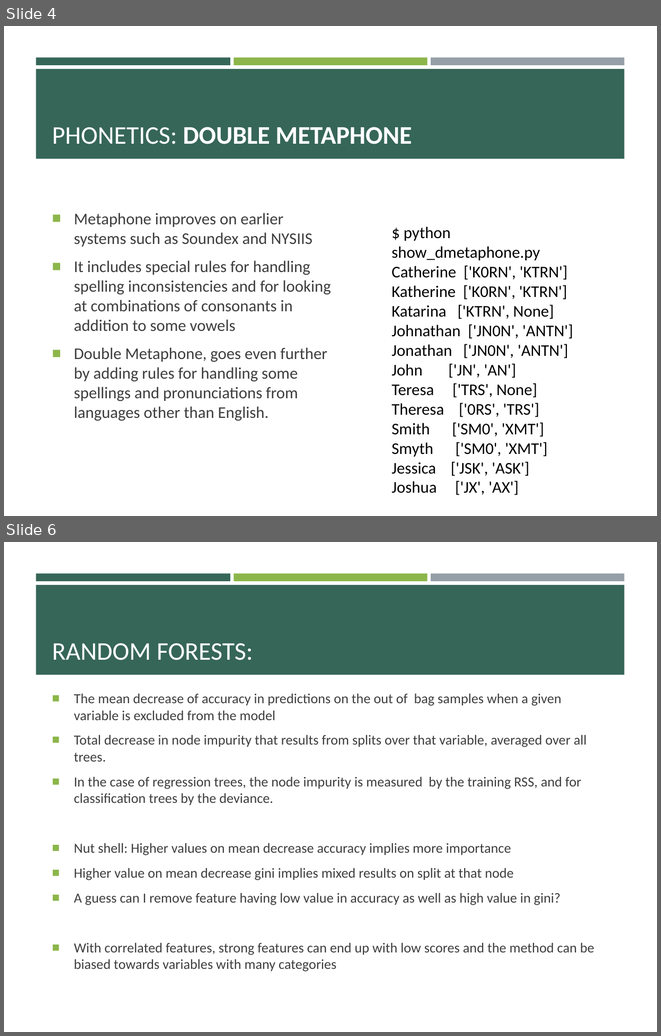
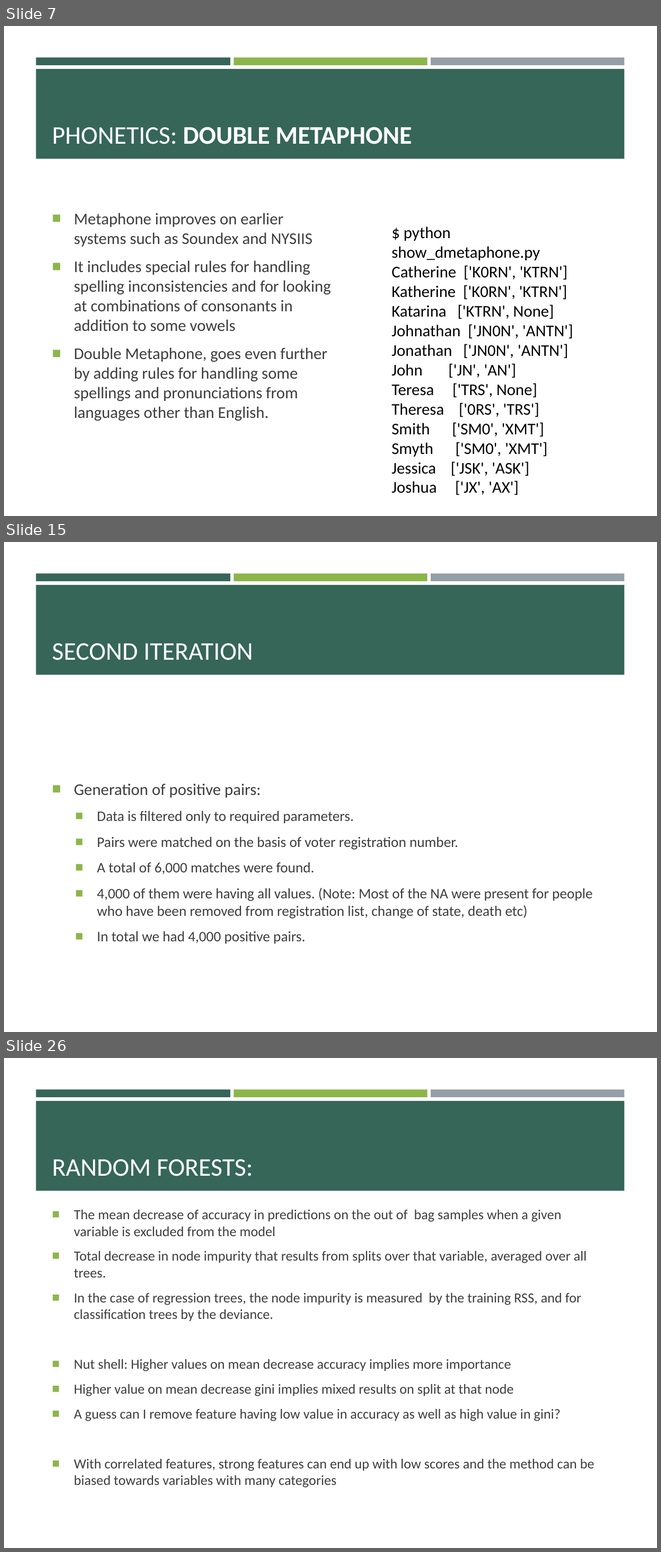
Before and after one commit to pulkitjain1004/autoRL, a slide deck: Record_Linkage.pptx. Shown one above the other, each under a label of ours: slides 4 and 6 before the commit, slides 7, 15 and 26 after it; the slides between them are not shown. The pictures are 661x1036 and 661x1552 pixels, drawn with LibreOffice and Linux fonts; fonts in the diff are those of the drawing. Boxes give left, top, right and bottom in pixels: in the first picture for what was removed or moved away, otherwise in the second. Text is boxed around its words. In the diff, an @@ line names an element or a change of style, - is before the commit and + after.

```diff
--- a/Record_Linkage.pptx
+++ b/Record_Linkage.pptx
@@ slide 15 added at [4, 542, 657, 1032], background #FFFFFF; not listed: 4 template elements that a slide beside it also shows @@
@@ title added at [52, 643, 253, 660], 28 pt, text #FFFFFF @@
+SECOND ITERATION
@@ text added at [74, 783, 592, 944], 16 pt, text #3D3D3D @@
+■ Generation of positive pairs:
+  ■ Data is filtered only to required parameters.
+  ■ Pairs were matched on the basis of voter registration number.
+  ■ A total of 6,000 matches were found.
+  ■ 4,000 of them were having all values. (Note: Most of the NA were present for people who have been removed from registration list, change of state, death etc)
+  ■ In total we had 4,000 positive pairs.
@@ what was slide 4 is now slide 7 @@
@@ what was slide 6 is now slide 26 @@
```
Also in this commit, not shown: 1 slide changed, 21 other slides added, 1 slide removed.
